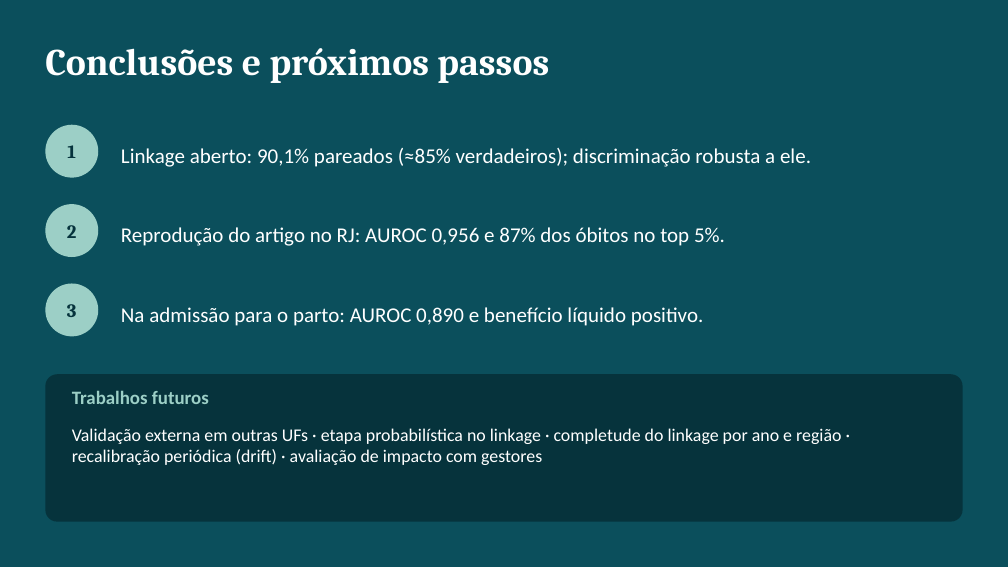
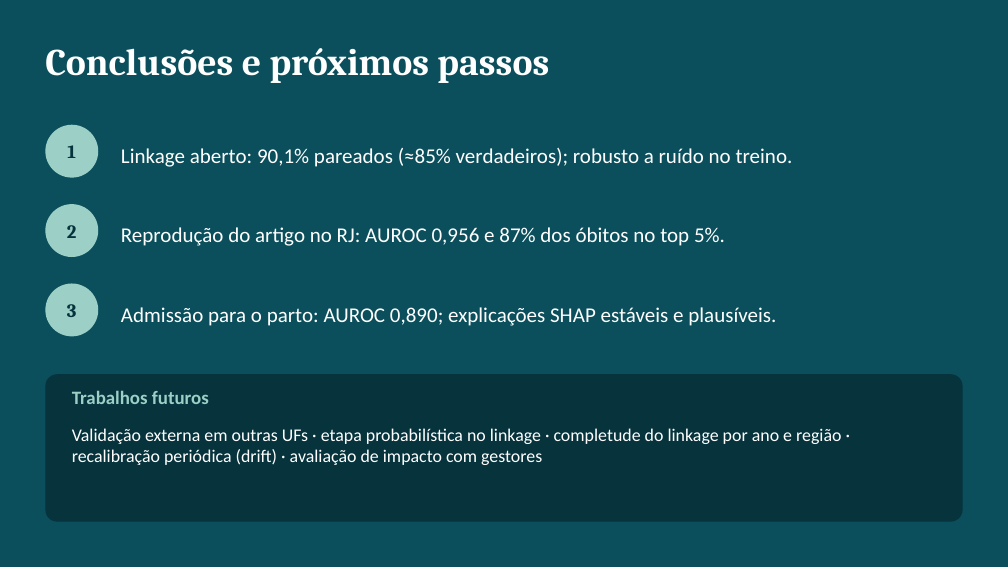
Before and after one commit to CledsonSilvaAraujo/mortalidade-neonatal-rj, a slide deck: slide 16 of slides/apresentacao.pptx (slide 14 before the commit). Drawn at 1008x567 pixels with LibreOffice and Linux fonts; fonts in the diff are those of the drawing. Boxes give left, top, right and bottom in pixels: in the first picture for what was removed or moved away, otherwise in the second. Text is boxed around its words. In the diff, an @@ line names an element or a change of style, - is before the commit and + after.

```diff
--- a/slides/apresentacao.pptx
+++ b/slides/apresentacao.pptx
@@ text at [121, 148, 793, 167]: text changed @@
-Linkage aberto: 90,1% pareados (≈85% verdadeiros); discriminação robusta a ele.
+Linkage aberto: 90,1% pareados (≈85% verdadeiros); robusto a ruído no treino.
@@ text at [121, 307, 776, 326]: text changed @@
-Na admissão para o parto: AUROC 0,890 e benefício líquido positivo.
+Admissão para o parto: AUROC 0,890; explicações SHAP estáveis e plausíveis.
```
Also in this commit, not shown: 3 other slides changed, 2 slides added, 22 other files.
